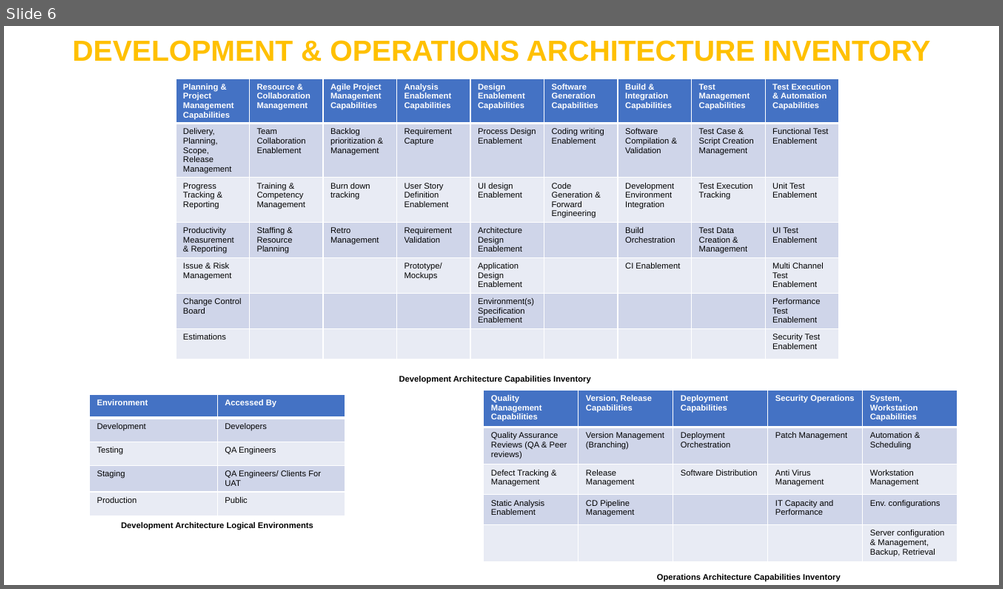
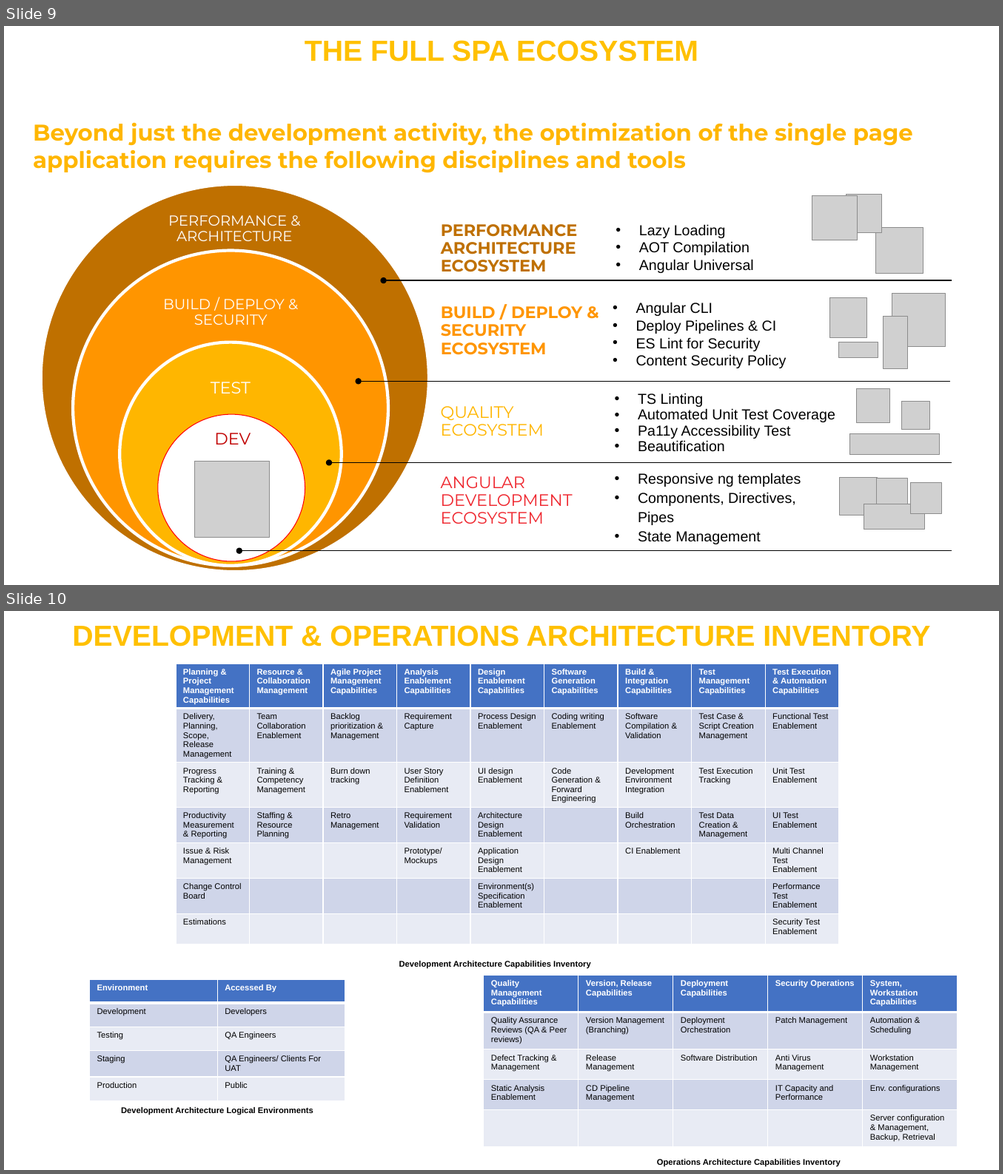
Before and after one commit to nikhil2288/casestudy, a slide deck: CASE_STUDY_RACING_COMPANY.pptx. Shown one above the other, each under a label of ours: slide 6 before the commit, slides 9 and 10 after it. The pictures are 1003x589 and 1003x1174 pixels, drawn with LibreOffice and Linux fonts; fonts in the diff are those of the drawing; grey boxes stand for pictures. Boxes give left, top, right and bottom in pixels: in the first picture for what was removed or moved away, otherwise in the second. Text is boxed around its words. In the diff, an @@ line names an element or a change of style, - is before the commit and + after.

```diff
--- a/CASE_STUDY_RACING_COMPANY.pptx
+++ b/CASE_STUDY_RACING_COMPANY.pptx
@@ slide 9 added at <box>4,26,999,585</box>, background #FFFFFF @@
@@ text added at <box>304,40,698,62</box>, 28 pt, text #FFC000, bold @@
+THE FULL SPA ECOSYSTEM
@@ text added at <box>33,122,913,173</box>, 22 pt, text #FFB600, bold @@
+Beyond just the development activity, the optimization of the single page application requires the following disciplines and tools
@@ group added at <box>40,184,950,572</box>: 15 pictures, 12 texts, 4 ellipses, 4 arrows @@
+TEST
+BUILD / DEPLOY & SECURITY
+BUILD / DEPLOY & SECURITY ECOSYSTEM
+QUALITY ECOSYSTEM
+ANGULAR DEVELOPMENT ECOSYSTEM
+• Responsive ng templates
+• Components, Directives, Pipes
+• State Management
+• Angular CLI
+• Deploy Pipelines & CI
+• ES Lint for Security
+• Content Security Policy
+• TS Linting
+• Automated Unit Test Coverage
+• Pa11y Accessibility Test
+• Beautification
+DEV
+PERFORMANCE & ARCHITECTURE
+PERFORMANCE ARCHITECTURE ECOSYSTEM
+• Lazy Loading
+• AOT Compilation
+• Angular Universal
@@ what was slide 6 is now slide 10 @@
```
Also in this commit, not shown: 5 slides changed, 5 other slides added.
